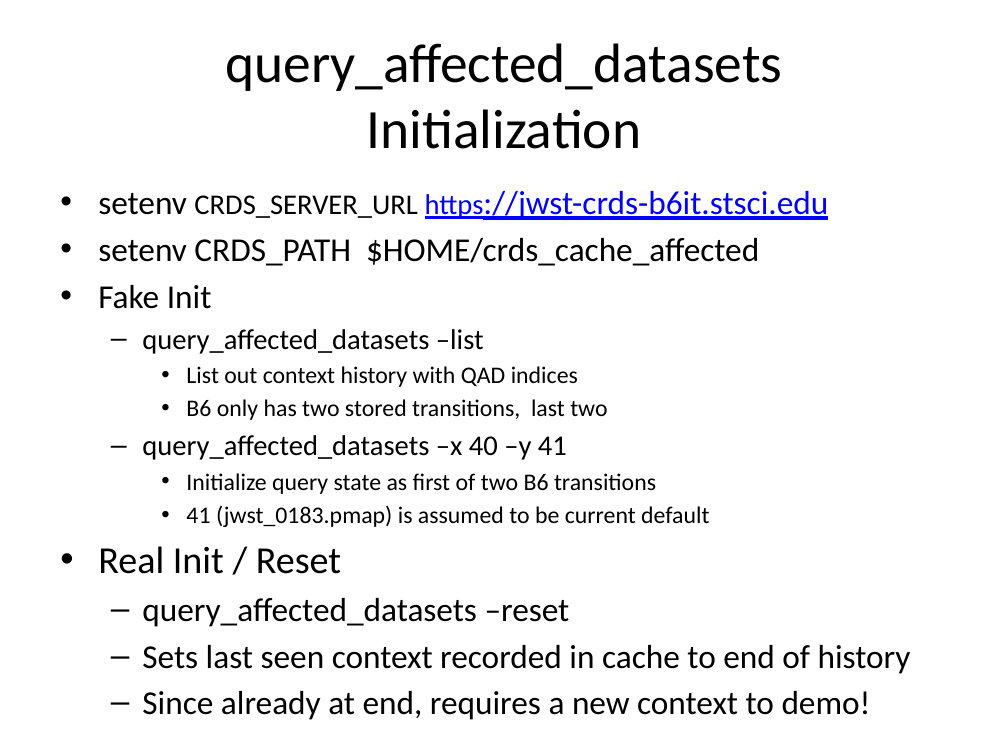
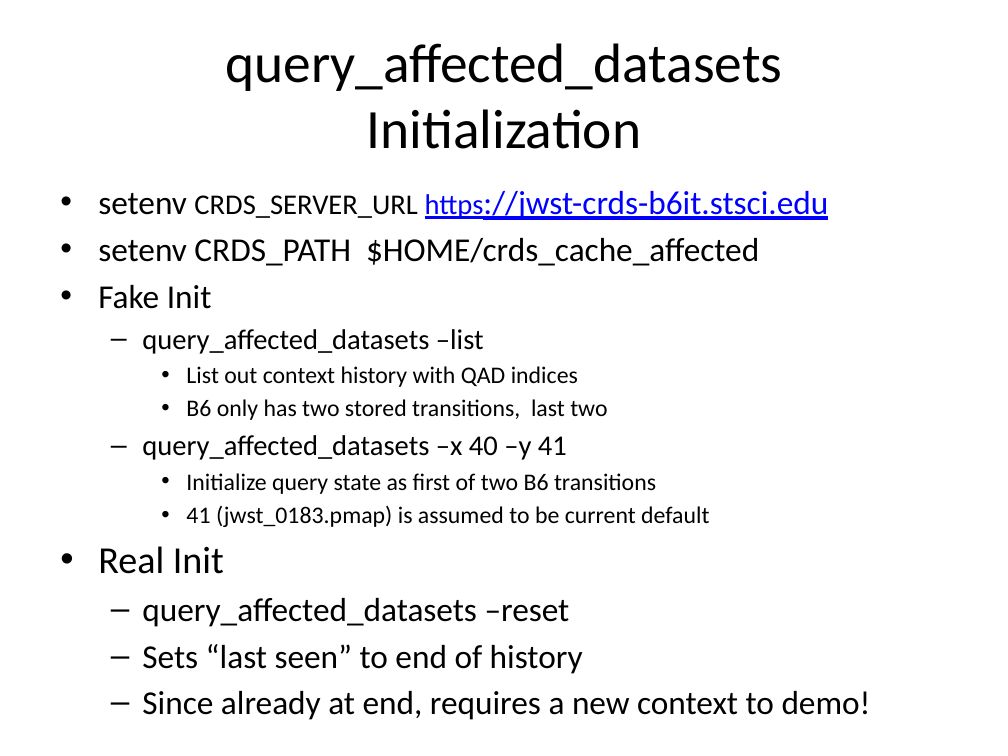
Before and after one commit to spacetelescope/crds, a slide deck: slide 15 of docs/Affected_Datasets_Demo.pptx (slide 13 before the commit). Drawn at 1008x756 pixels with LibreOffice and Linux fonts; fonts in the diff are those of the drawing. Boxes give left, top, right and bottom in pixels: in the first picture for what was removed or moved away, otherwise in the second. Text is boxed around its words. In the diff, an @@ line names an element or a change of style, - is before the commit and + after.

Commit message:
Added affected datasets demo .pptx, demo pics

```diff
--- a/docs/Affected_Datasets_Demo.pptx
+++ b/docs/Affected_Datasets_Demo.pptx
@@ text at bbox=[98, 546, 224, 574]: text changed @@
-• Real Init / Reset
+• Real Init
@@ text at bbox=[142, 644, 583, 674]: text changed @@
-  – Sets last seen context recorded in cache to end of history
+  – Sets “last seen” to end of history
```
Also in this commit, not shown: 3 other slides changed, 3 slides added, 3 other files.
